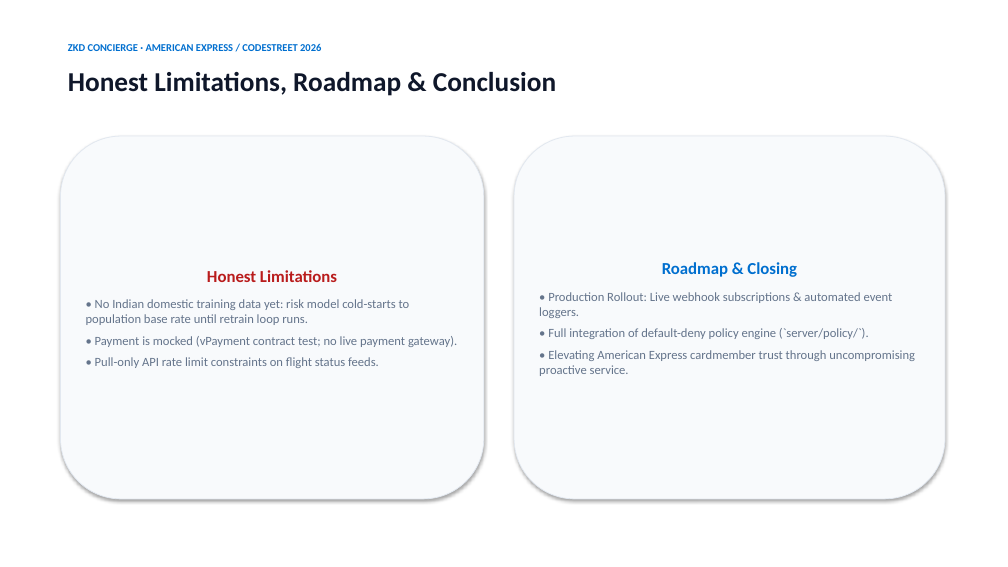
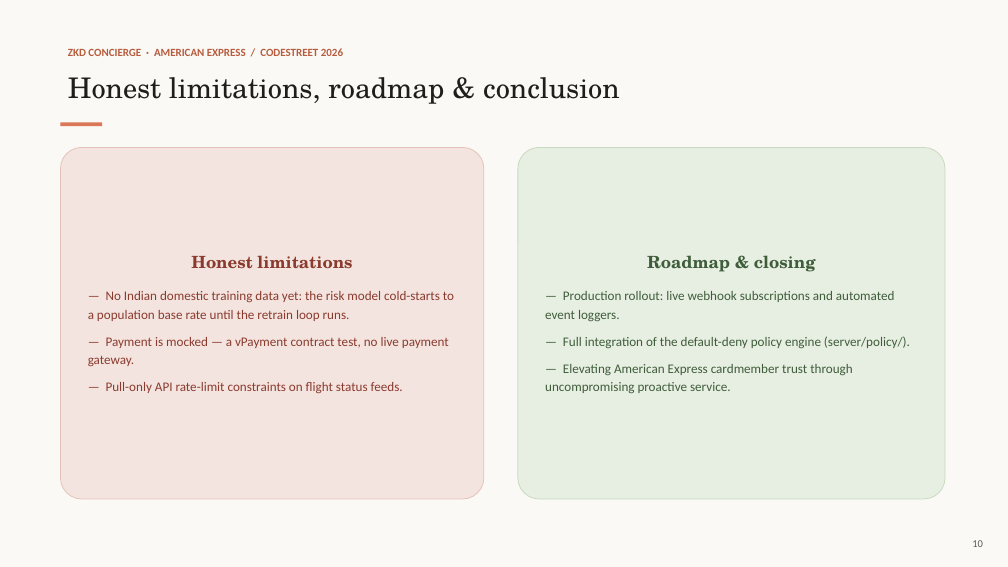
Before and after one commit to Krishna-529/amex-hackathon-2026, a slide deck: slide 10 of assets/deck/ZKD_Concierge_Codestreet_2026.pptx. Drawn at 1008x567 pixels with LibreOffice and Linux fonts; fonts in the diff are those of the drawing. Boxes give left, top, right and bottom in pixels: in the first picture for what was removed or moved away, otherwise in the second. Text is boxed around its words. In the diff, an @@ line names an element or a change of style, - is before the commit and + after.

Commit message:
Redesign pitch deck in Claude visual style
Swap the Amex-blue/slate theme for a Claude-brand palette: warm
cream background, ink text, coral/clay accent, serif display type
with a sans body face. Content and slide structure are unchanged;
only typography, color, and card treatment were redone.

```diff
--- a/assets/deck/ZKD_Concierge_Codestreet_2026.pptx
+++ b/assets/deck/ZKD_Concierge_Codestreet_2026.pptx
@@ rectangle added at (0,0,1008,567), fill #FAF9F5 @@
@@ text "ZKD CONCIERGE · AMERICAN EXPRESS ..." at (68,48,343,56): size 10 to 10.5 pt, text colour #006FCF to #B85C3E @@
@@ text at (68,77,620,104): text changed; size 26 to 27 pt; font Calibri to TeX Gyre Schola; text colour #0F172A to #1F1E1C; bold off @@
-Honest Limitations, Roadmap & Conclusion
+Honest limitations, roadmap & conclusion
@@ rounded rectangle "Honest limitations": place and size @@
-rounded rectangle "Honest limitations" at (60,136,484,499)
+rounded rectangle "Honest limitations" at (60,147,484,499)
@@ rounded rectangle "Honest limitations" at (60,147,484,499): fill #F8FAFC to #F4E4DF; outline #E2E8F0 0.75 pt to #E3C3B8 0.75 pt; shadow off; proportions changed @@
@@ rectangle added at (60,123,102,126), fill #D97757 @@
@@ rounded rectangle "Roadmap & closing": place and size @@
-rounded rectangle "Roadmap & closing" at (514,136,945,499)
+rounded rectangle "Roadmap & closing" at (518,147,945,499)
@@ rounded rectangle "Roadmap & closing" at (518,147,945,499): fill #F8FAFC to #E7EEE2; outline #E2E8F0 0.75 pt to #C9D9C0 0.75 pt; shadow off; proportions changed @@
@@ text in rounded rectangle at (88,255,454,393): text changed; size 12 to 12.5 pt; text colour #64748B to #8A3B2E @@
-Honest Limitations
-• No Indian domestic training data yet: risk model cold-starts to population base rate until retrain loop runs.
-• Payment is mocked (vPayment contract test; no live payment gateway).
-• Pull-only API rate limit constraints on flight status feeds.
+Honest limitations
+— No Indian domestic training data yet: the risk model cold-starts to a population base rate until the retrain loop runs.
+— Payment is mocked — a vPayment contract test, no live payment gateway.
+— Pull-only API rate-limit constraints on flight status feeds.
@@ text in rounded rectangle at (545,255,910,393): text changed; size 12 to 12.5 pt; text colour #64748B to #3F5D3A @@
-Roadmap & Closing
-• Production Rollout: Live webhook subscriptions & automated event loggers.
-• Full integration of default-deny policy engine (`server/policy/`).
-• Elevating American Express cardmember trust through uncompromising proactive service.
+Roadmap & closing
+— Production rollout: live webhook subscriptions and automated event loggers.
+— Full integration of the default-deny policy engine (server/policy/).
+— Elevating American Express cardmember trust through uncompromising proactive service.
@@ text added at (972,540,983,547), 10 pt, text #5E5A52 @@
+10
```
Also in this commit, not shown: 9 other slides changed, 1 other file.
